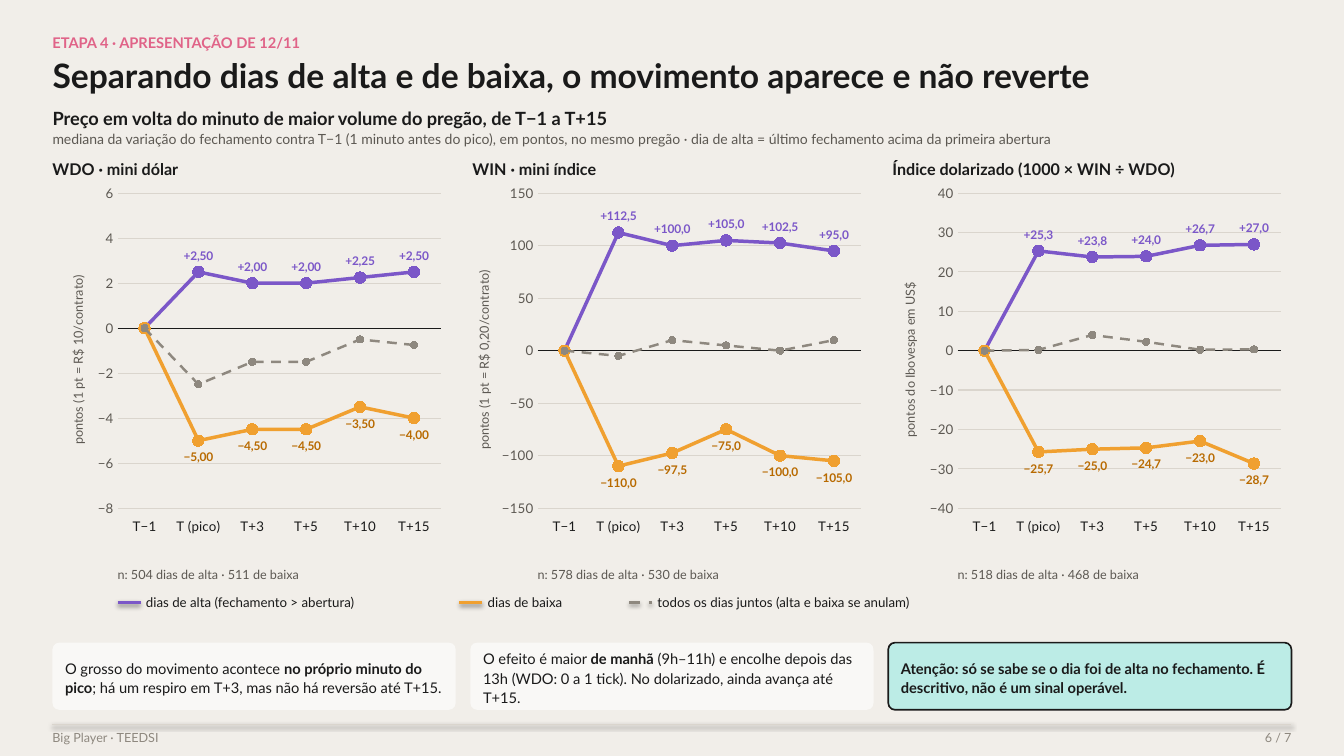
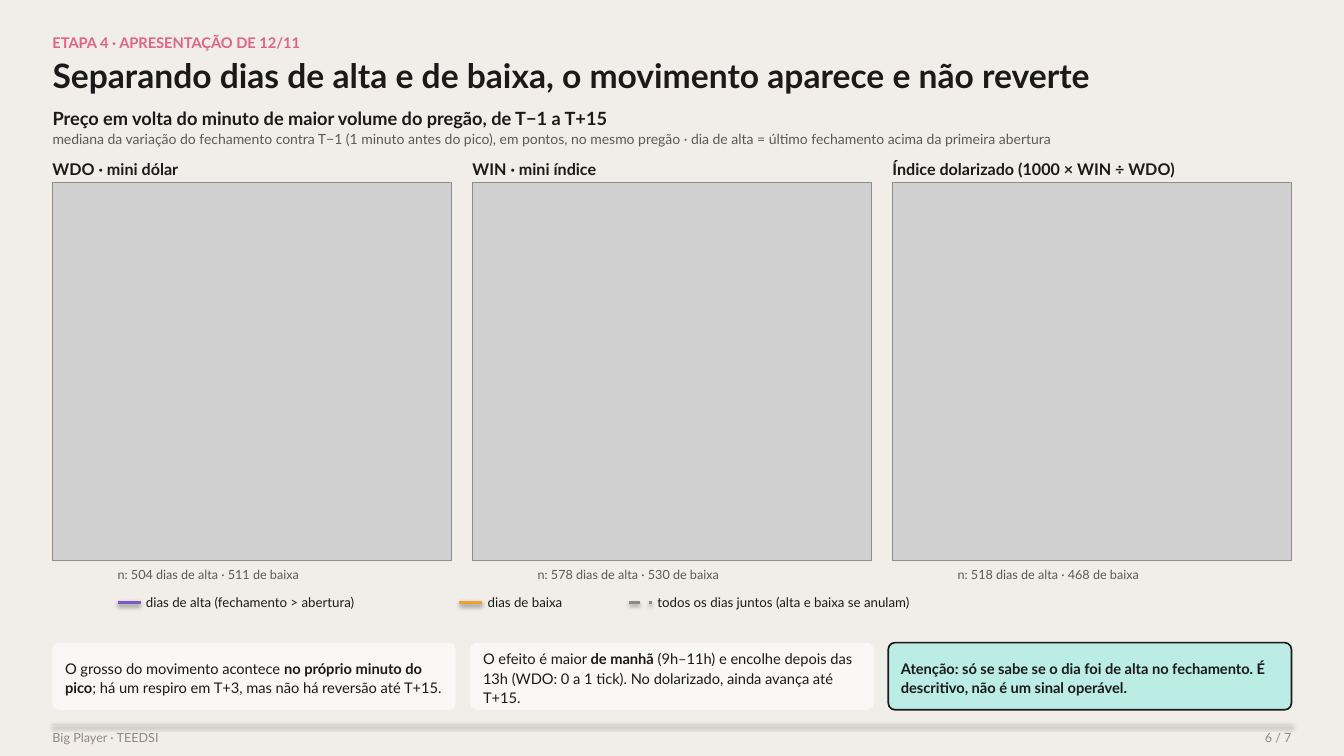
Before and after one commit to icaropereira1/teedsi, a slide deck: slide 6 of bigplayer/docs/apresentacao-final/Big_Player_apresentacao_final.pptx. Drawn at 1344x756 pixels with LibreOffice and Linux fonts; fonts in the diff are those of the drawing; grey boxes stand for pictures. Boxes give left, top, right and bottom in pixels: in the first picture for what was removed or moved away, otherwise in the second. Text is boxed around its words. In the diff, an @@ line names an element or a change of style, - is before the commit and + after.

```diff
--- a/bigplayer/docs/apresentacao-final/Big_Player_apresentacao_final.pptx
+++ b/bigplayer/docs/apresentacao-final/Big_Player_apresentacao_final.pptx
@@ line chart removed at <box>52,182,452,561</box> @@
-categories: T−1, T (pico), T+3, T+5, T+10, T+15
-Series 1: 0, 2.5, 2, 2, 2.2, 2.5
-Series 2: 0, -5, -4.5, -4.5, -3.5, -4
-Series 3: 0, -2.5, -1.5, -1.5, -0.5, -0.8
@@ picture added at <box>52,182,452,561</box> @@
@@ line chart removed at <box>473,182,872,561</box> @@
-categories: T−1, T (pico), T+3, T+5, T+10, T+15
-Series 1: 0, 112, 100, 105, 102, 95
-Series 2: 0, -110, -98, -75, -100, -105
-Series 3: 0, -5, 10, 5, 0, 10
@@ picture added at <box>473,182,872,561</box> @@
@@ line chart removed at <box>892,182,1292,561</box> @@
-categories: T−1, T (pico), T+3, T+5, T+10, T+15
-Series 1: 0, 25, 24, 24, 27, 27
-Series 2: 0, -26, -25, -25, -23, -29
-Series 3: 0, 0, 4, 2, 0, 0
@@ picture added at <box>892,182,1292,561</box> @@
```
Also in this commit, not shown: 4 other slides changed, 10 other files.
